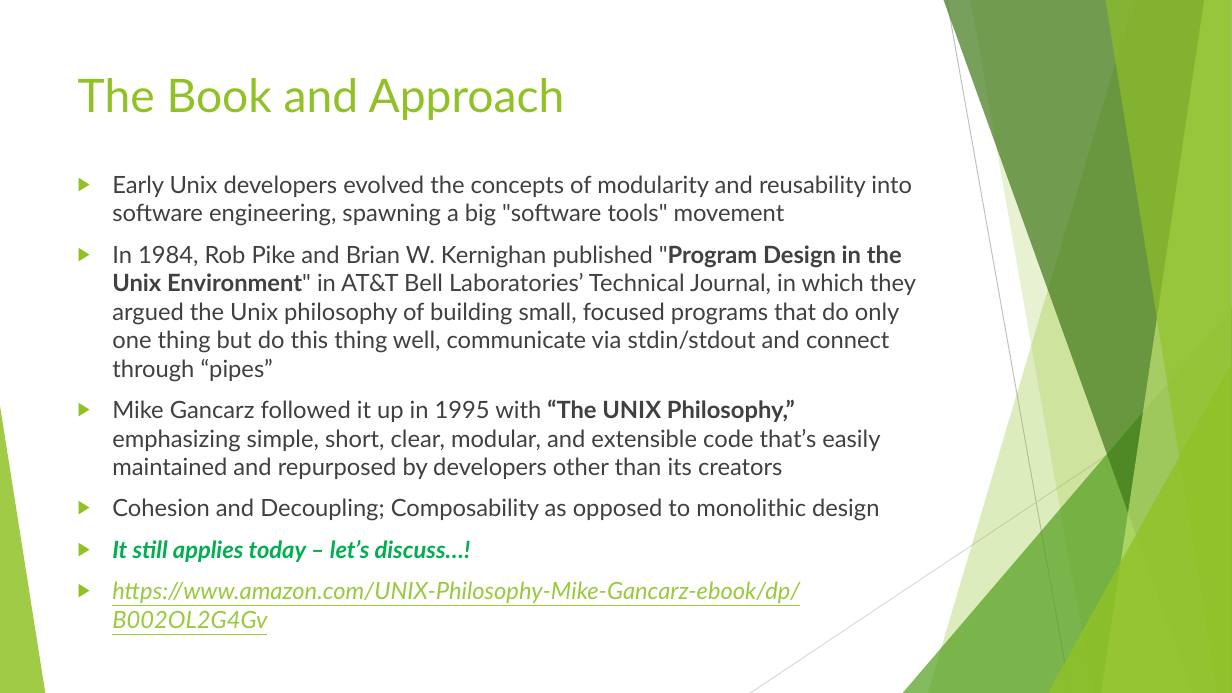
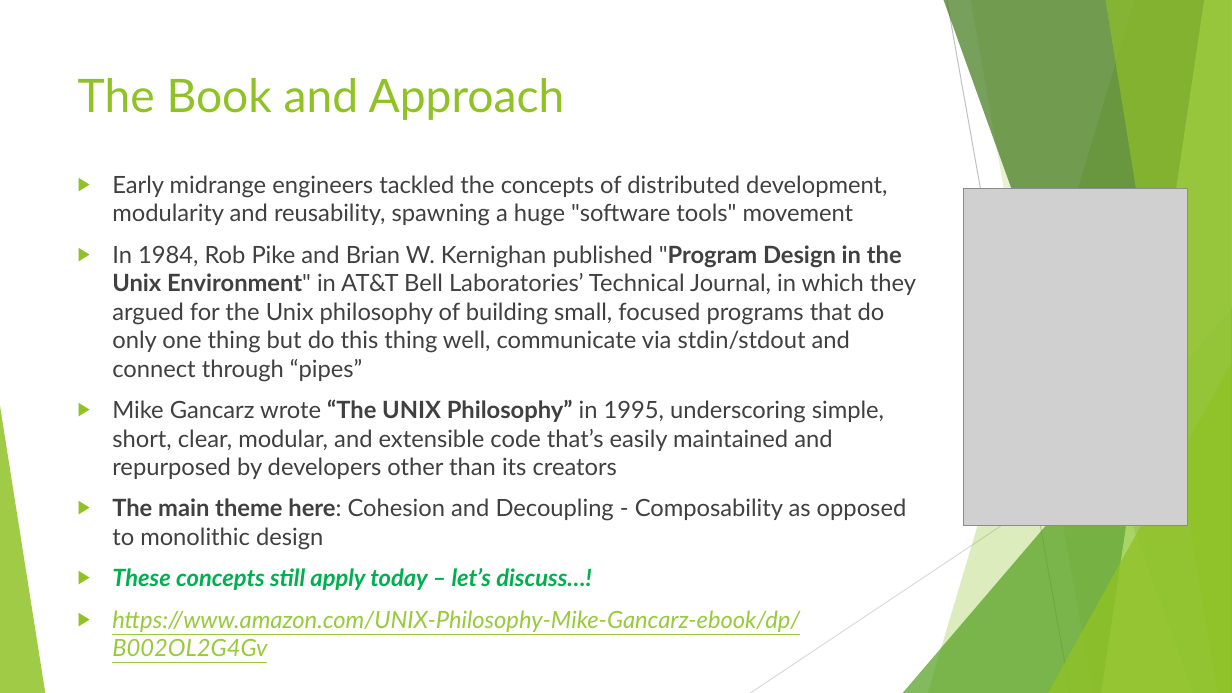
Before and after one commit to rudderfeet/the-unix-philosophy, a slide deck: slide 4 of The Unix Philosophy - Attributed - 2021-01-13.pptx. Drawn at 1232x693 pixels with LibreOffice and Linux fonts; fonts in the diff are those of the drawing; grey boxes stand for pictures. Boxes give left, top, right and bottom in pixels: in the first picture for what was removed or moved away, otherwise in the second. Text is boxed around its words. In the diff, an @@ line names an element or a change of style, - is before the commit and + after.

Commit message:
Updated for 1/13/2021 presentation

```diff
--- a/The Unix Philosophy - Attributed - 2021-01-13.pptx
+++ b/The Unix Philosophy - Attributed - 2021-01-13.pptx
@@ text at (x1=112, y1=175, x2=916, y2=590): text changed @@
-▶ Early Unix developers evolved the concepts of modularity and reusability into software engineering, spawning a big "software tools" movement
-▶ In 1984, Rob Pike and Brian W. Kernighan published "Program Design in the Unix Environment" in AT&T Bell Laboratories’ Technical Journal, in which they argued the Unix philosophy of building small, focused programs that do only one thing but do this thing well, communicate via stdin/stdout and connect through “pipes”
-▶ Mike Gancarz followed it up in 1995 with “The UNIX Philosophy,” emphasizing simple, short, clear, modular, and extensible code that’s easily maintained and repurposed by developers other than its creators
-▶ Cohesion and Decoupling; Composability as opposed to monolithic design
-▶ It still applies today – let’s discuss…!
+▶ Early midrange engineers tackled the concepts of distributed development, modularity and reusability, spawning a huge "software tools" movement
+▶ In 1984, Rob Pike and Brian W. Kernighan published "Program Design in the Unix Environment" in AT&T Bell Laboratories’ Technical Journal, in which they argued for the Unix philosophy of building small, focused programs that do only one thing but do this thing well, communicate via stdin/stdout and connect through “pipes”
+▶ Mike Gancarz wrote “The UNIX Philosophy” in 1995, underscoring simple, short, clear, modular, and extensible code that’s easily maintained and repurposed by developers other than its creators
+▶ The main theme here: Cohesion and Decoupling - Composability as opposed to monolithic design
+▶ These concepts still apply today – let’s discuss…!
@@ picture added at (x1=963, y1=189, x2=1188, y2=526) @@
```
Also in this commit, not shown: 12 other slides changed.
